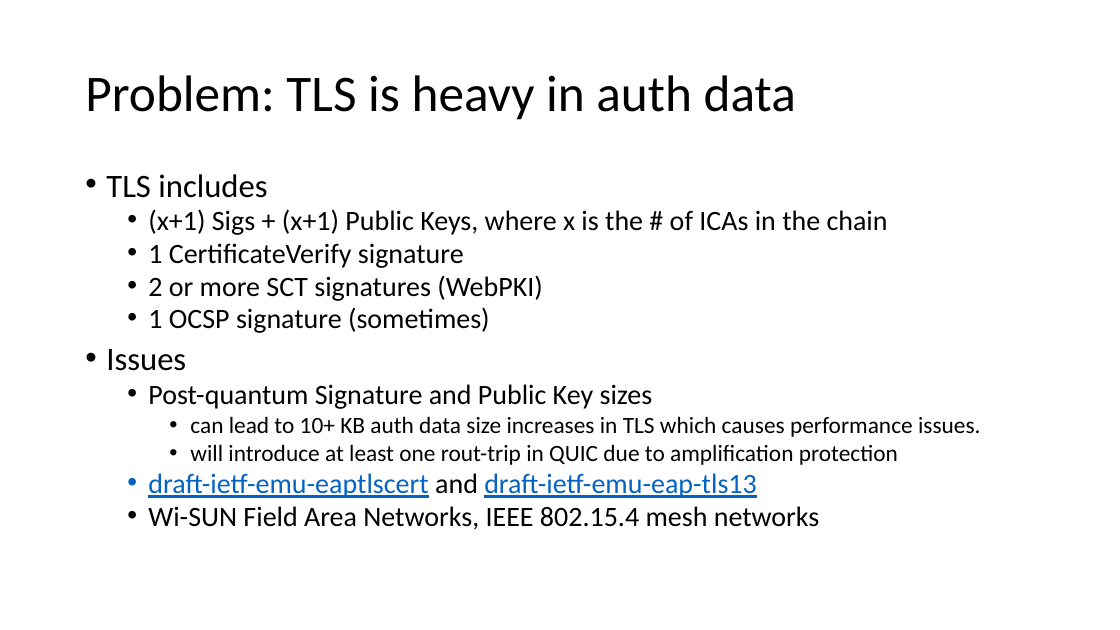
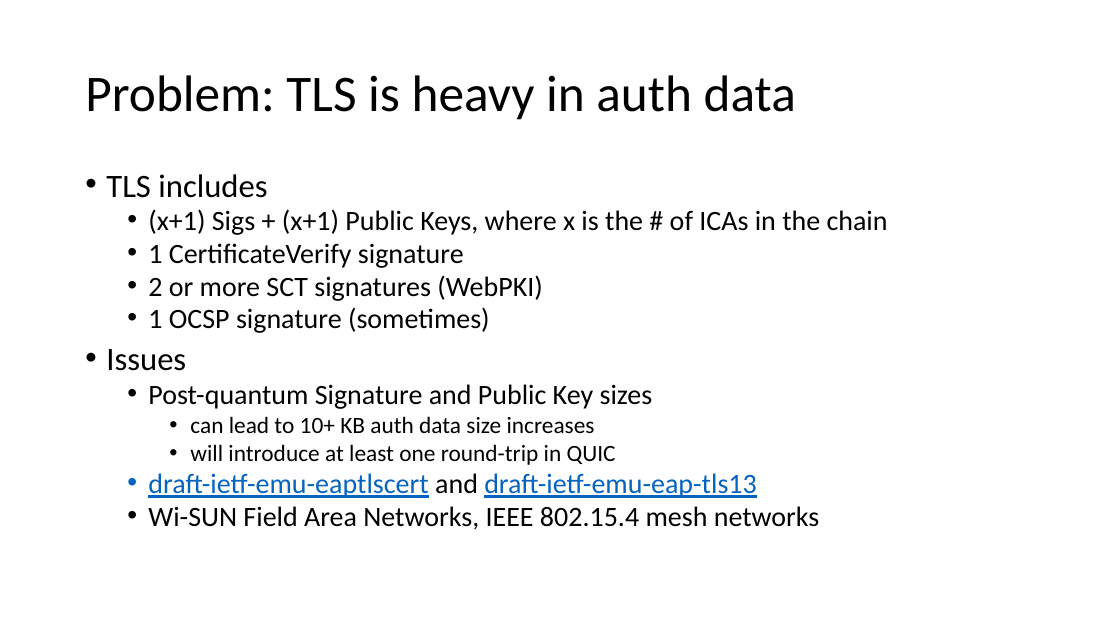
Before and after one commit to csosto-pk/tls-suppress-intermediates, a slide deck: slide 2 of IETF-presos/IETF-113 - draft-kampanakis-tls-scas-latest-00.pptx. Drawn at 1120x630 pixels with LibreOffice and Linux fonts; fonts in the diff are those of the drawing. Boxes give left, top, right and bottom in pixels: in the first picture for what was removed or moved away, otherwise in the second. Text is boxed around its words. In the diff, an @@ line names an element or a change of style, - is before the commit and + after.

```diff
--- a/IETF-presos/IETF-113 - draft-kampanakis-tls-scas-latest-00.pptx
+++ b/IETF-presos/IETF-113 - draft-kampanakis-tls-scas-latest-00.pptx
@@ text at <box>190,416,616,465</box>: text changed @@
-    • can lead to 10+ KB auth data size increases in TLS which causes performance issues.
-    • will introduce at least one rout-trip in QUIC due to amplification protection
+    • can lead to 10+ KB auth data size increases
+    • will introduce at least one round-trip in QUIC
```
Also in this commit, not shown: 5 other slides changed, 2 slides removed.
